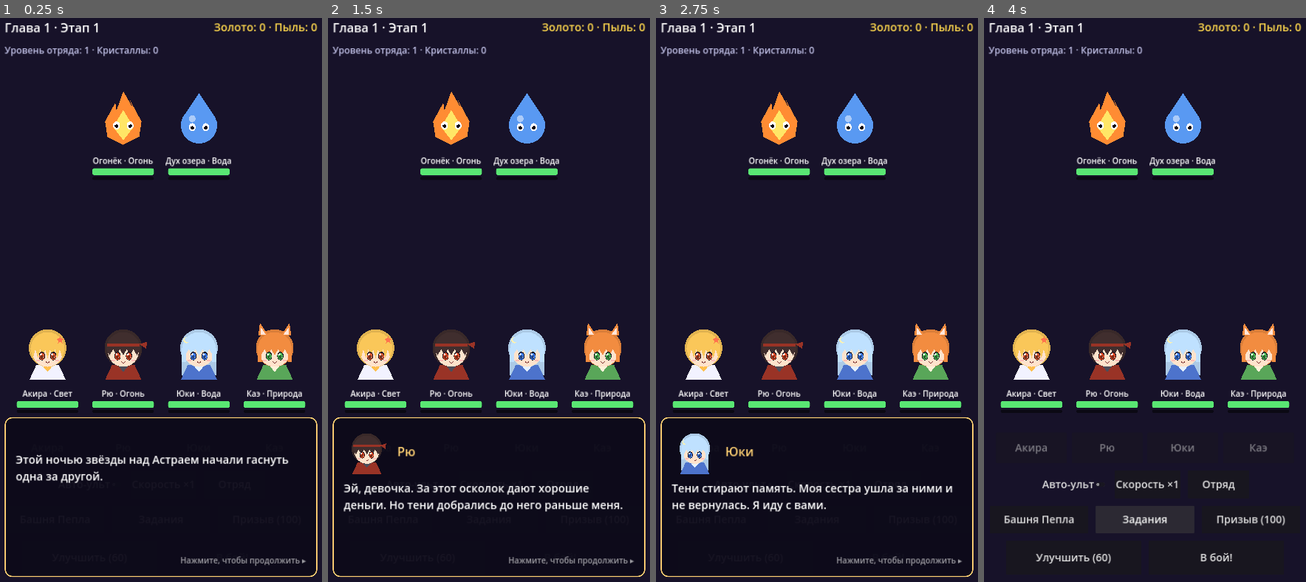
Above: before the commit, frames 1-4 (left to right).
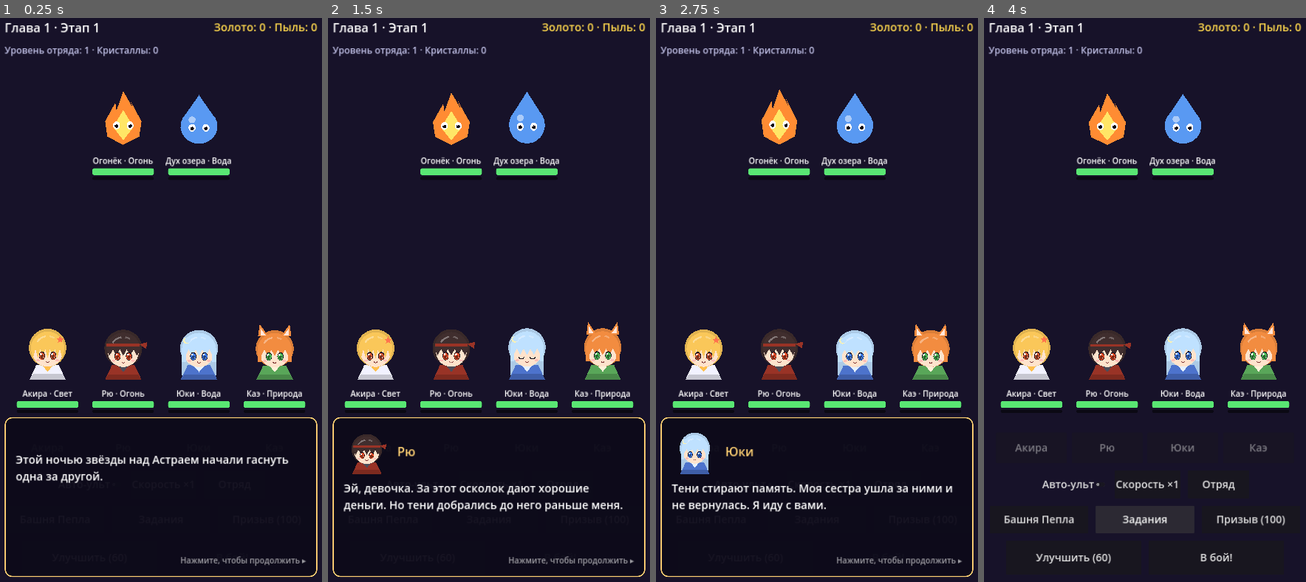
Above: after the commit, the same moments.

Repository: sklallk55-droid/The-Stardust-Chronicles
Game: Godot game, scene res://main.tscn
Same seed, same stepped clock (60 frames per second), same inputs: the game is played once before the commit and once after it.
Inputs:
- Up to frame 1 (0.25 s): no input
- Up to frame 2 (1.5 s): click "Авто-ульт" at 0.5 s; click "Скорость ×1" at 1.25 s
- Up to frame 3 (2.75 s): click "Отряд" at 2 s
- Up to frame 4 (4 s): click "Башня Пепла" at 2.75 s; click "Задания" at 3.5 s

The runs differ from the first frame. In frame 1, 0.7% of the frame differs, in the area x 8-92%, y 13-65%; in frame 2, 0.9%, in the area x 7-92%, y 13-81%; in frame 3, 0.8%; in frame 4, 0.8%.

Commit message:
Чиби: дыхание, моргание и блик на волосах

Diff:
--- a/chibi.gd
+++ b/chibi.gd
@@ -32,6 +32,16 @@
 
 var id := ""
 var look: Dictionary = {}
+var animate := true
+var _t := randf() * 10.0
+var _base := Transform2D.IDENTITY
+var _blink := false
+
+
+func _process(delta: float) -> void:
+	if animate and is_visible_in_tree():
+		_t += delta
+		queue_redraw()
 
 
 func setup(unit_id: String) -> void:
@@ -41,6 +51,12 @@
 
 
 func _draw() -> void:
+	# Idle breathing: a gentle squash anchored at the feet; monsters sway a little more.
+	var human: bool = look.get("kind", "blob") == "human"
+	var breath := sin(_t * (2.2 if human else 3.0)) * (0.02 if human else 0.04)
+	_base = Transform2D(0.0, Vector2(1.0 - breath * 0.5, 1.0 + breath), 0.0, Vector2(size.x * breath * 0.25, -size.y * breath))
+	_blink = fmod(_t, 3.7) < 0.12
+	draw_set_transform_matrix(_base)
 	match look.get("kind", "blob"):
 		"human":
 			_draw_human()
@@ -59,12 +75,15 @@
 
 
 func _ellipse(center: Vector2, rx: float, ry: float, color: Color) -> void:
-	draw_set_transform(center, 0.0, Vector2(rx, ry))
+	draw_set_transform_matrix(_base * Transform2D(0.0, Vector2(rx, ry), 0.0, center))
 	draw_circle(Vector2.ZERO, 1.0, color)
-	draw_set_transform(Vector2.ZERO, 0.0, Vector2.ONE)
+	draw_set_transform_matrix(_base)
 
 
 func _anime_eye(center: Vector2, color: Color, s: float) -> void:
+	if _blink:
+		draw_arc(center + Vector2(0, 0.01 * s), 0.05 * s, 0.25, PI - 0.25, 8, Color(0.1, 0.07, 0.12), 0.014 * s)
+		return
 	_ellipse(center, 0.055 * s, 0.075 * s, Color(0.1, 0.07, 0.12))
 	_ellipse(center + Vector2(0, 0.006 * s), 0.045 * s, 0.063 * s, color)
 	_ellipse(center + Vector2(0, 0.02 * s), 0.03 * s, 0.035 * s, color.darkened(0.45))
@@ -80,6 +99,7 @@
 		draw_rect(Rect2(_p(0.2, 0.42), _p(0.6, 0.5)), hair.darkened(0.1))
 	# Body and collar.
 	draw_colored_polygon(PackedVector2Array([_p(0.3, 0.74), _p(0.7, 0.74), _p(0.82, 1.0), _p(0.18, 1.0)]), look["outfit"])
+	draw_colored_polygon(PackedVector2Array([_p(0.24, 0.9), _p(0.76, 0.9), _p(0.82, 1.0), _p(0.18, 1.0)]), Color(0, 0, 0, 0.18))
 	draw_colored_polygon(PackedVector2Array([_p(0.4, 0.74), _p(0.6, 0.74), _p(0.5, 0.86)]), look["trim"])
 	# Back hair, ears for the fox girl, then the face.
 	draw_circle(_p(0.5, 0.44), 0.33 * s, hair.darkened(0.1))
@@ -103,6 +123,9 @@
 		if i > 0:
 			cap.append(_p(x - 0.3 / tips, 0.46 + depth))
 	draw_colored_polygon(cap, hair)
+	# Glossy anime hair shine.
+	draw_arc(_p(0.5, 0.46), 0.22 * s, PI * 1.18, PI * 1.45, 10, Color(1, 1, 1, 0.35), 0.03 * s)
+	draw_arc(_p(0.5, 0.46), 0.22 * s, PI * 1.55, PI * 1.68, 6, Color(1, 1, 1, 0.25), 0.03 * s)
 	if look["style"] == "bob" or look["style"] == "long":
 		draw_rect(Rect2(_p(0.2, 0.44), _p(0.07, 0.24)), hair)
 		draw_rect(Rect2(_p(0.73, 0.44), _p(0.07, 0.24)), hair)
